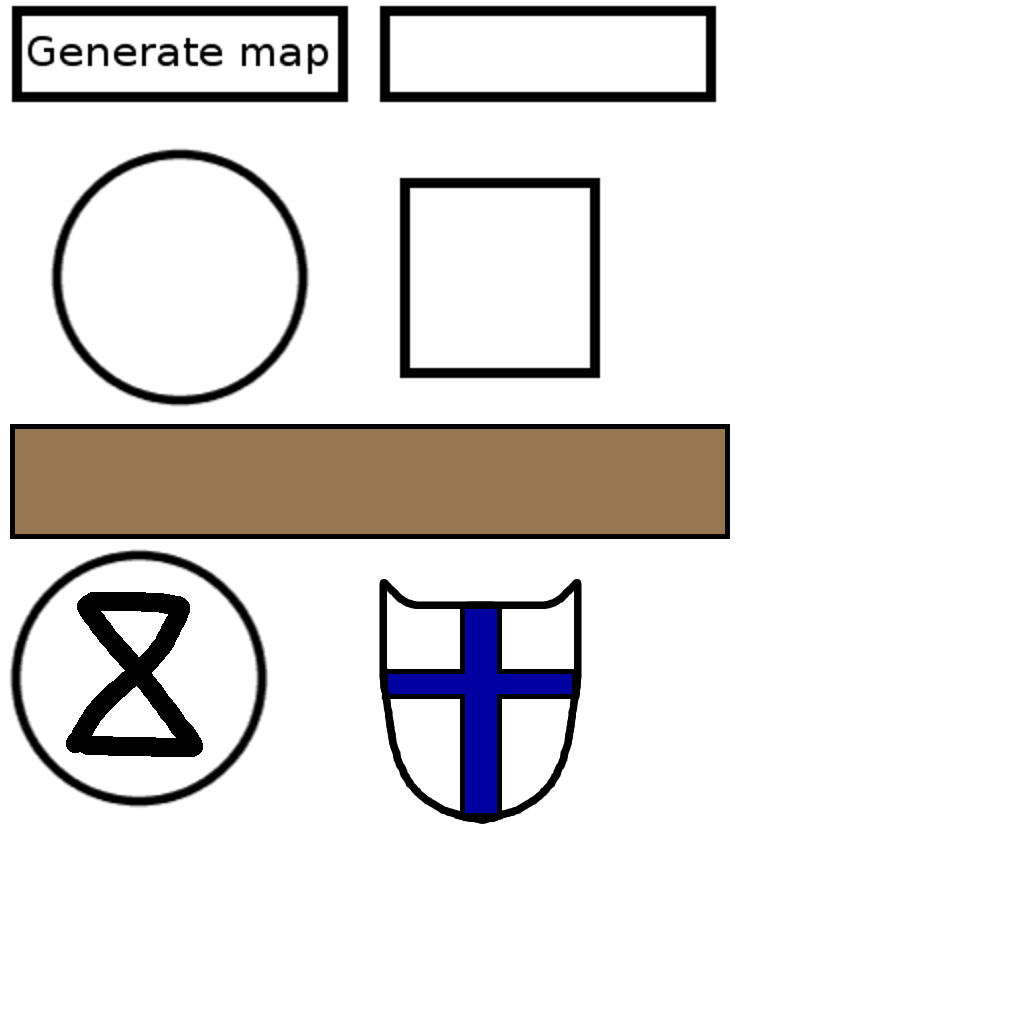
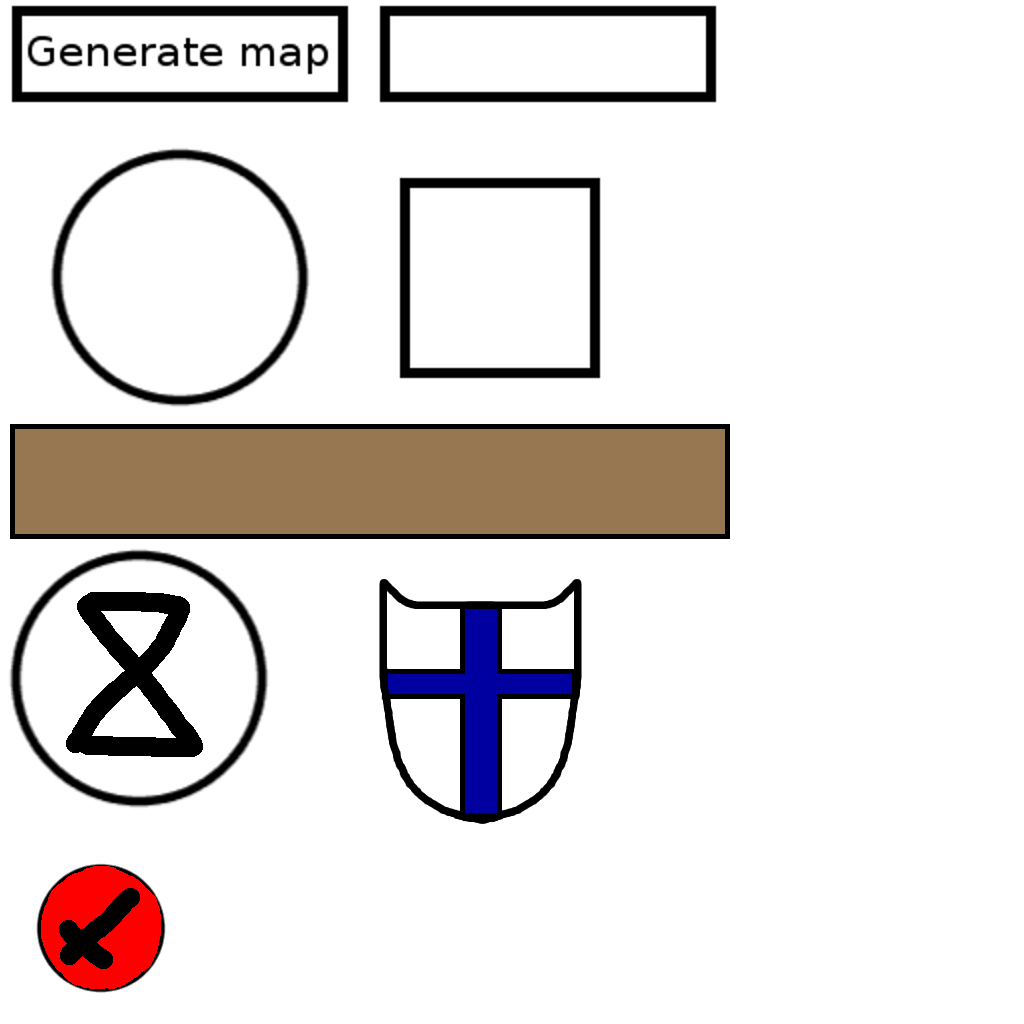
Two versions of the same layered image (w=1024, h=1024). Layer-by-layer changes:
painted on "UI.png" over (36, 863, 166, 993)
